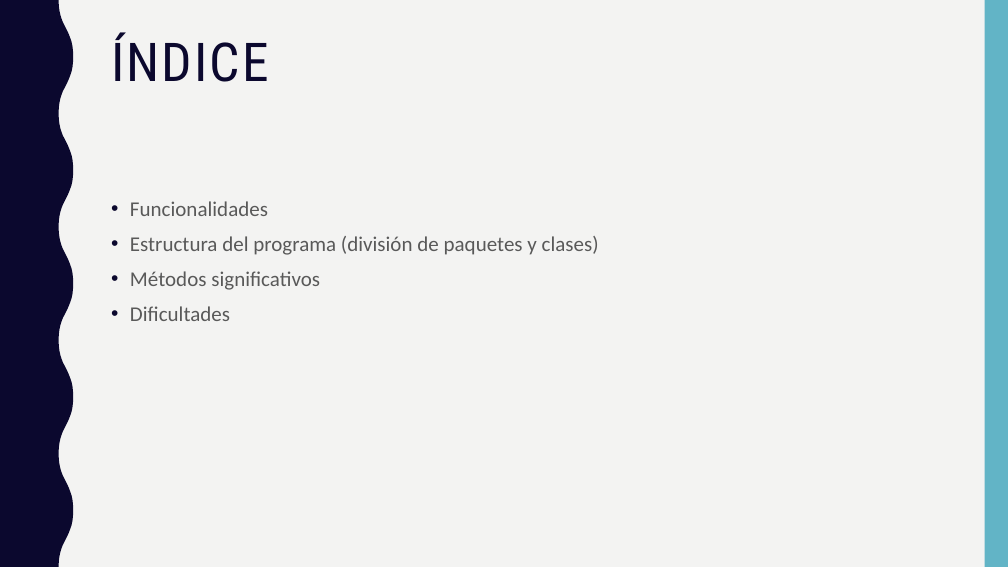
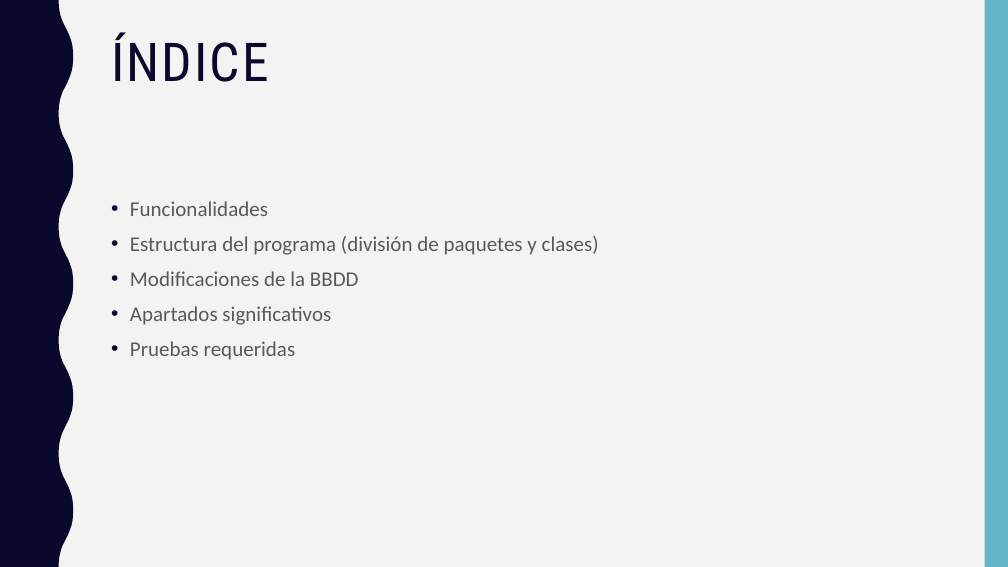
Before and after one commit to randomkwiz/ejercicioApuestasJDBC, a slide deck: slide 2 of ApuestasJDBC.pptx. Drawn at 1008x567 pixels with LibreOffice and Linux fonts; fonts in the diff are those of the drawing. Boxes give left, top, right and bottom in pixels: in the first picture for what was removed or moved away, otherwise in the second. Text is boxed around its words. In the diff, an @@ line names an element or a change of style, - is before the commit and + after.

```diff
--- a/ApuestasJDBC.pptx
+++ b/ApuestasJDBC.pptx
@@ text at [130,271,359,360]: text changed @@
-• Métodos significativos
-• Dificultades
+• Modificaciones de la BBDD
+• Apartados significativos
+• Pruebas requeridas
```
Also in this commit, not shown: 5 other slides changed, 1 slide added.
